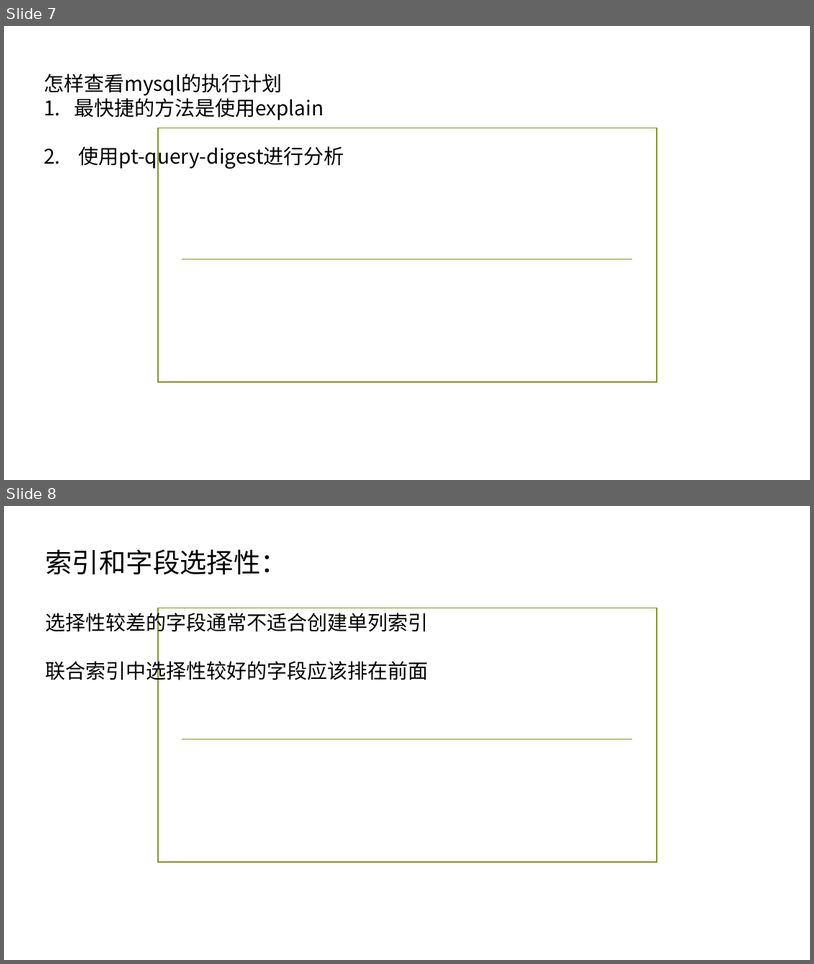
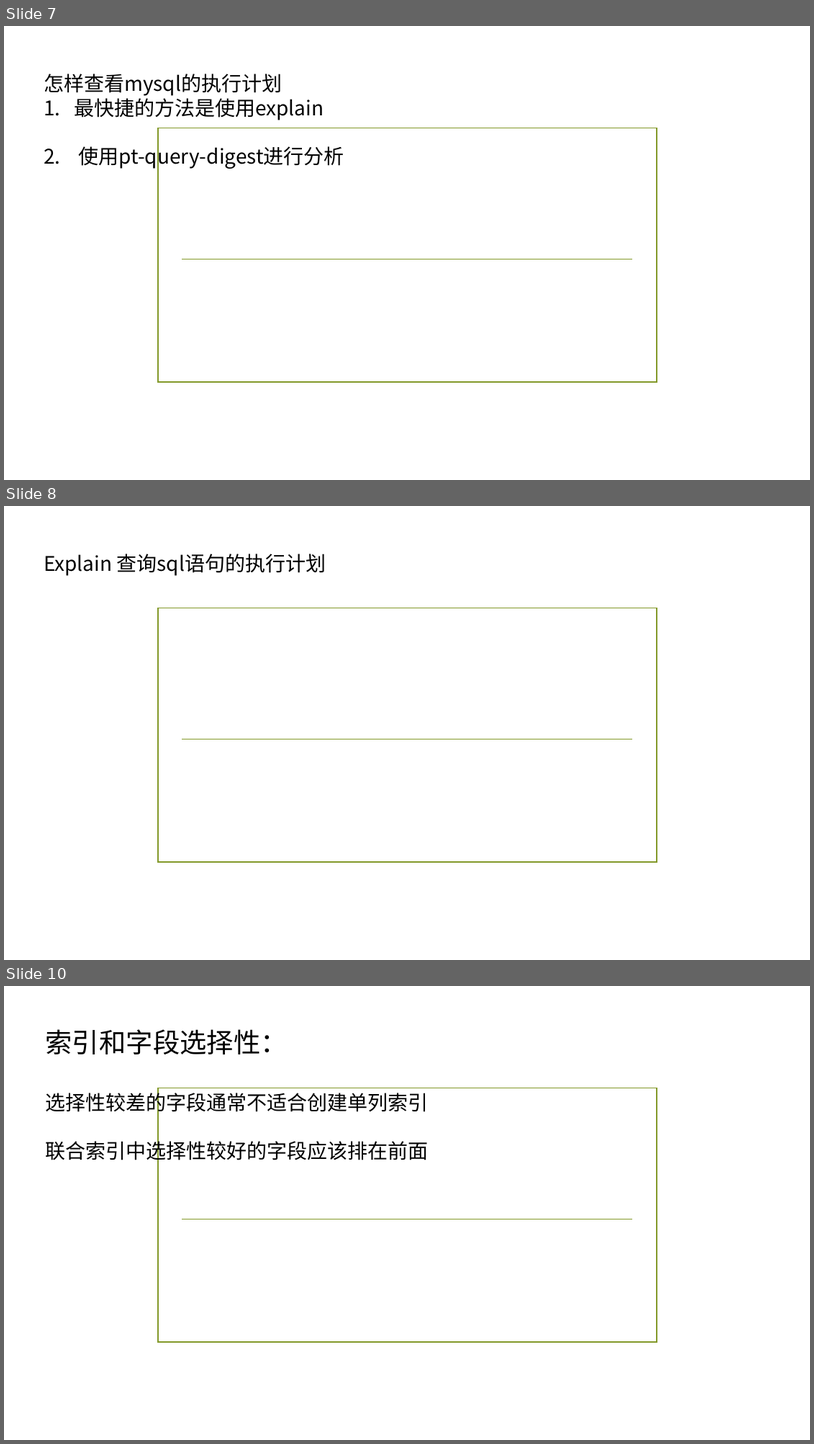
Before and after one commit to ronghuaihai/sharefiles, a slide deck: 数据库演示.pptx. Shown one above the other, each under a label of ours: slides 7 and 8 before the commit, slides 7, 8 and 10 after it; the slides between them are not shown. The pictures are 814x964 and 814x1444 pixels, drawn with LibreOffice and Linux fonts; fonts in the diff are those of the drawing; background and template pictures are left out. Boxes give left, top, right and bottom in pixels: in the first picture for what was removed or moved away, otherwise in the second. Text is boxed around its words. In the diff, an @@ line names an element or a change of style, - is before the commit and + after.

```diff
--- a/数据库演示.pptx
+++ b/数据库演示.pptx
@@ slide 8 added at [4, 506, 810, 960], background picture (left out); not listed: 2 template elements that a slide beside it also shows @@
@@ text added at [44, 554, 326, 576], 24 pt, text #000000 @@
+Explain 查询sql语句的执行计划
@@ what was slide 8 is now slide 10 @@
```
Also in this commit, not shown: 1 other slide added, 1 other file.
